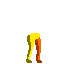
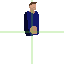
Layer changes from the first 64 × 64 image to the second:
added layer "head" above "Centre" over <box>29,2,37,10</box>
added layer "Centre" (25%) above "Centre head" over <box>0,0,64,64</box>
added layer "Centre head" above "Front Arm" over <box>30,26,37,34</box>
showed group "Body" (16 layers) over <box>24,2,45,41</box>
showed "idle_to_jump_0" (2nd of 4, in "Body") over <box>24,7,39,36</box>
hid group "Legs" (16 layers) over <box>23,25,51,63</box>
